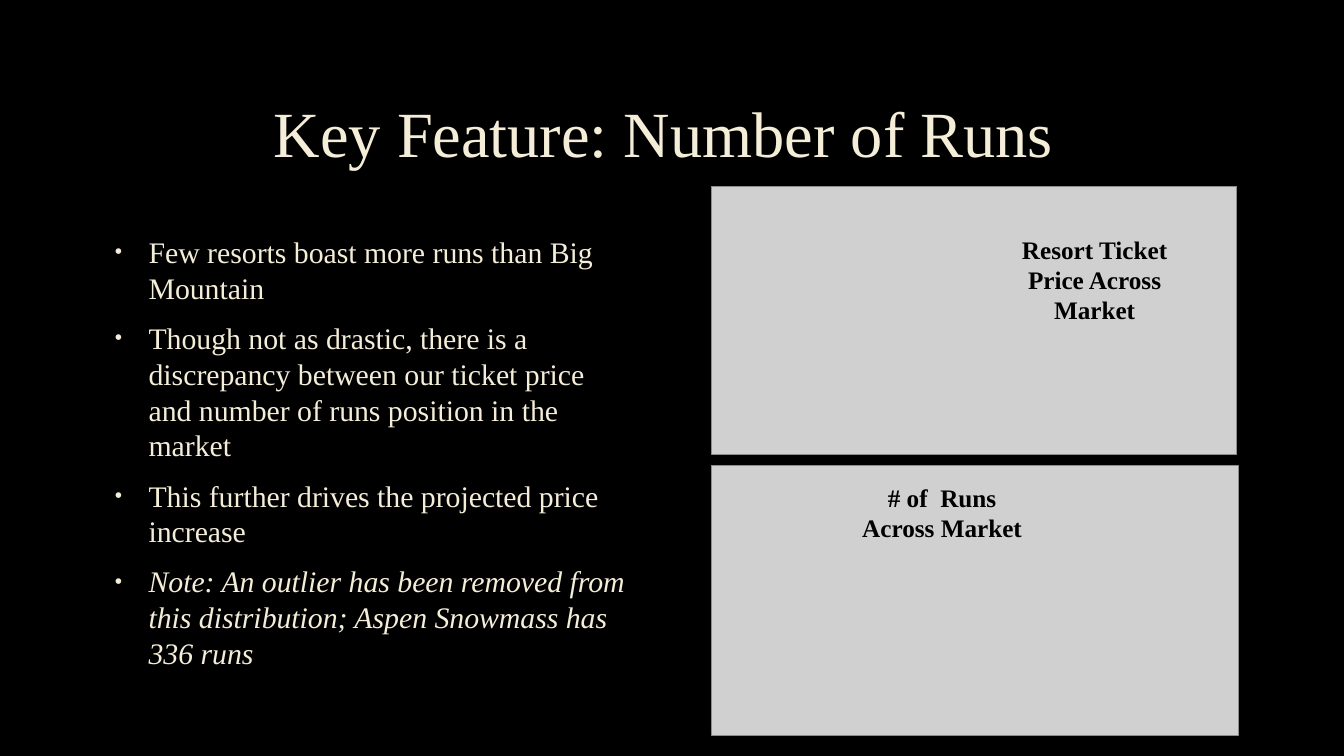
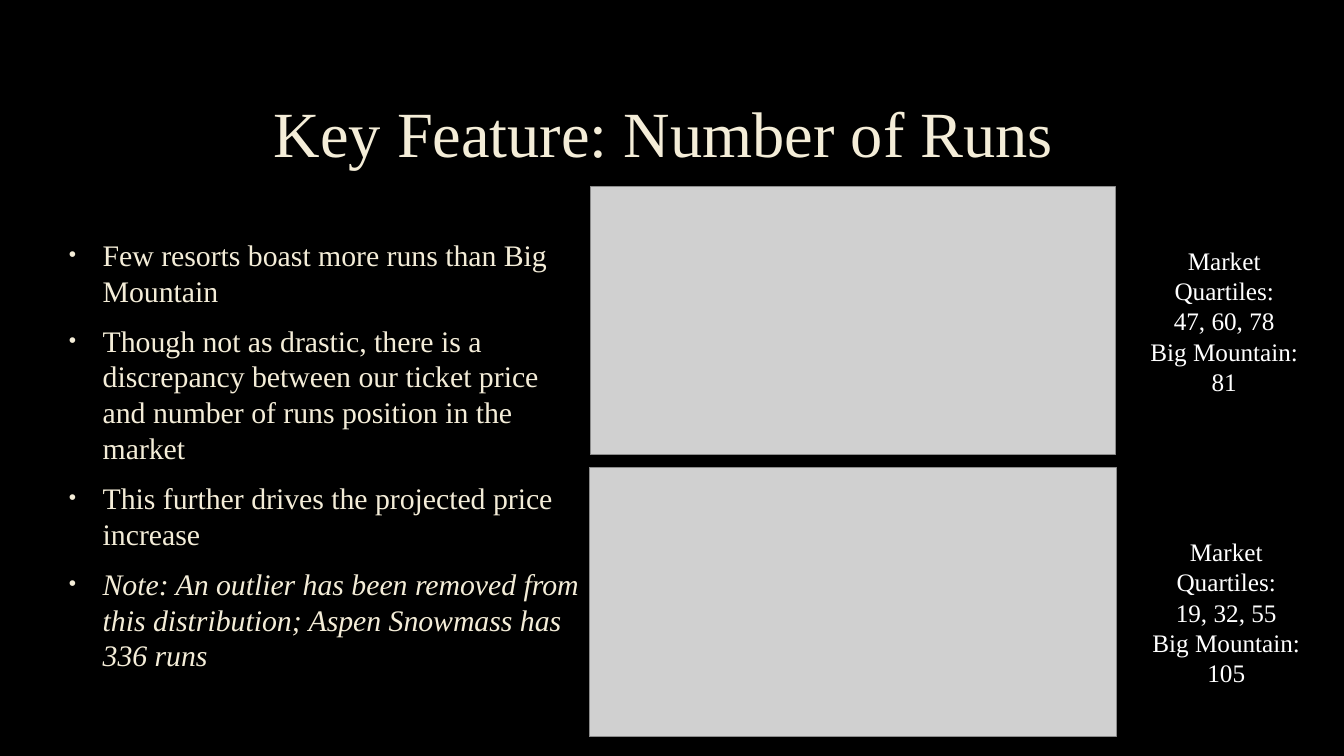
Before and after one commit to Aisling-C/DataScienceGuidedCapstone, a slide deck: slide 6 of Reports/Guided Capstone Presentation.pptx. Drawn at 1344x756 pixels with LibreOffice and Linux fonts; fonts in the diff are those of the drawing; grey boxes stand for pictures; background and template pictures are left out. Boxes give left, top, right and bottom in pixels: in the first picture for what was removed or moved away, otherwise in the second. Text is boxed around its words. In the diff, an @@ line names an element or a change of style, - is before the commit and + after.

Commit message:
Project Report, Minor Presentation Updates

```diff
--- a/Reports/Guided Capstone Presentation.pptx
+++ b/Reports/Guided Capstone Presentation.pptx
@@ picture moved from (x1=712, y1=187, x2=1237, y2=455) to (x1=590, y1=187, x2=1115, y2=455) @@
@@ text "Few resorts boast more runs ..." moved from (x1=149, y1=242, x2=625, y2=634) to (x1=103, y1=245, x2=579, y2=637) @@
@@ text removed at (x1=1022, y1=241, x2=1167, y2=320) @@
-Resort Ticket Price Across Market
@@ text added at (x1=1150, y1=252, x2=1298, y2=392), 18 pt, text #FFFFFF @@
+  Market Quartiles:
+  47, 60, 78
+  Big Mountain:
+  81
@@ picture moved from (x1=712, y1=466, x2=1239, y2=735) to (x1=590, y1=468, x2=1117, y2=737) @@
@@ text removed at (x1=862, y1=489, x2=1022, y2=538) @@
-# of Runs Across Market
@@ text added at (x1=1152, y1=543, x2=1300, y2=683), 18 pt, text #FFFFFF @@
+  Market Quartiles:
+  19, 32, 55
+  Big Mountain: 105
```
Also in this commit, not shown: 2 other slides changed, 2 other files.
